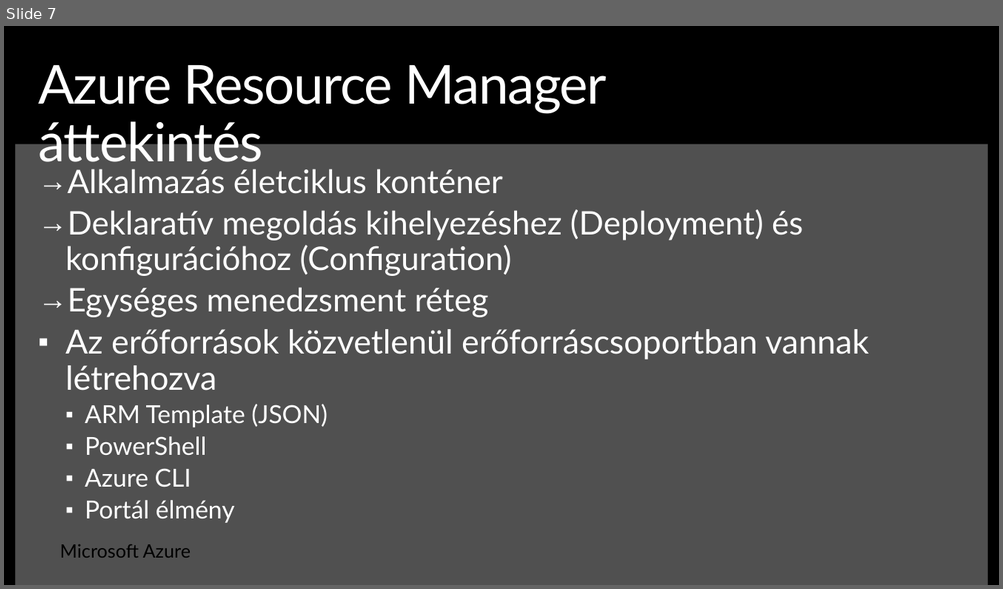
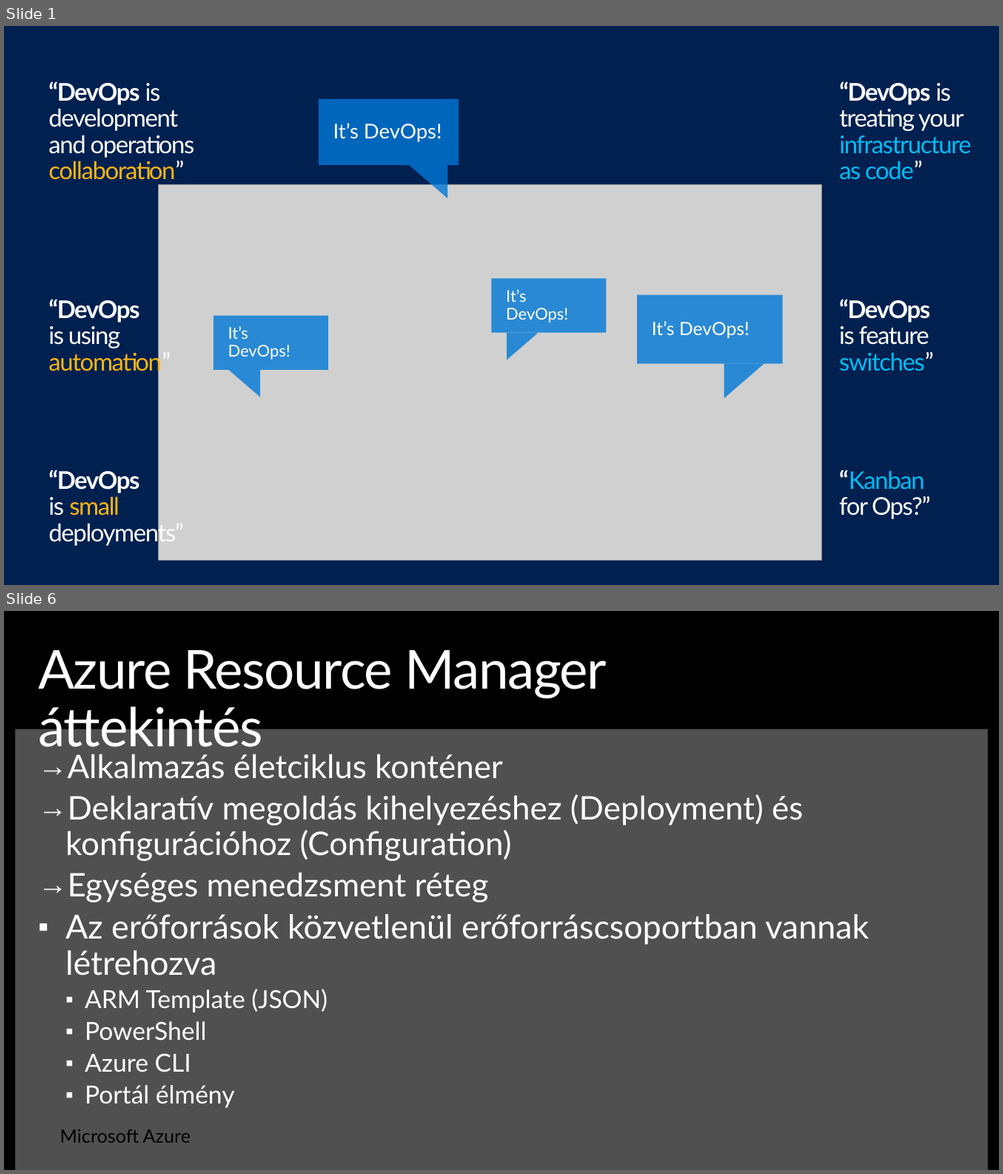
Before and after one commit to ITForumHungary/ITForum2016-DevOps, a slide deck: Session1-Introduction_to_DevOps-Infrastructure_as_Code/Presentation-Session1-Intro_to_DevOps-IaC.pptx. Shown one above the other, each under a label of ours: slide 7 before the commit, slides 1 and 6 after it; the slides between them are not shown. The pictures are 1003x589 and 1003x1174 pixels, drawn with LibreOffice and Linux fonts; fonts in the diff are those of the drawing; grey boxes stand for pictures; background and template pictures are left out. Boxes give left, top, right and bottom in pixels: in the first picture for what was removed or moved away, otherwise in the second. Text is boxed around its words. In the diff, an @@ line names an element or a change of style, - is before the commit and + after.

```diff
--- a/Session1-Introduction_to_DevOps-Infrastructure_as_Code/Presentation-Session1-Intro_to_DevOps-IaC.pptx
+++ b/Session1-Introduction_to_DevOps-Infrastructure_as_Code/Presentation-Session1-Intro_to_DevOps-IaC.pptx
@@ slide 1 added at (4, 26, 999, 585), background #002050 @@
@@ text added at (48, 82, 195, 180), 24 pt, text #FFFFFF @@
+“DevOps is development
+and operations collaboration”
@@ text added at (839, 82, 970, 179), 24 pt, text #FFFFFF @@
+“DevOps is treating your infrastructure
+as code”
@@ rectangle added at (318, 99, 458, 166), fill #0078D7 at 80% opacity, 20 pt, text #FFFFFF @@
+It’s DevOps!
@@ right triangle added at (409, 165, 448, 198), fill #0078D7 at 80% opacity @@
@@ picture added at (159, 184, 821, 560) @@
@@ rectangle added at (491, 278, 606, 332), fill #0078D7 at 80% opacity, 16 pt, text #FFFFFF @@
+It’s DevOps!
@@ text added at (48, 299, 170, 376), 24 pt, text #FFFFFF @@
+“DevOps
+is using automation”
@@ rectangle added at (637, 295, 782, 364), fill #0078D7 at 80% opacity, 18 pt, text #FFFFFF @@
+It’s DevOps!
@@ text added at (839, 299, 933, 371), 24 pt, text #FFFFFF @@
+“DevOps
+is feature switches”
@@ rectangle added at (213, 315, 328, 369), fill #0078D7 at 80% opacity, 16 pt, text #FFFFFF @@
+It’s DevOps!
@@ right triangle added at (506, 333, 538, 360), fill #0078D7 at 80% opacity @@
@@ right triangle added at (228, 370, 260, 397), fill #0078D7 at 80% opacity @@
@@ right triangle added at (723, 364, 764, 398), fill #0078D7 at 80% opacity @@
@@ text added at (48, 470, 183, 547), 24 pt, text #FFFFFF @@
+“DevOps
+is small deployments”
@@ text added at (839, 470, 930, 520), 24 pt, text #FFFFFF @@
+“Kanban
+for Ops?”
@@ what was slide 7 is now slide 6 @@
```
Also in this commit, not shown: 4 other slides added, 15 slides removed, 5 other files.
